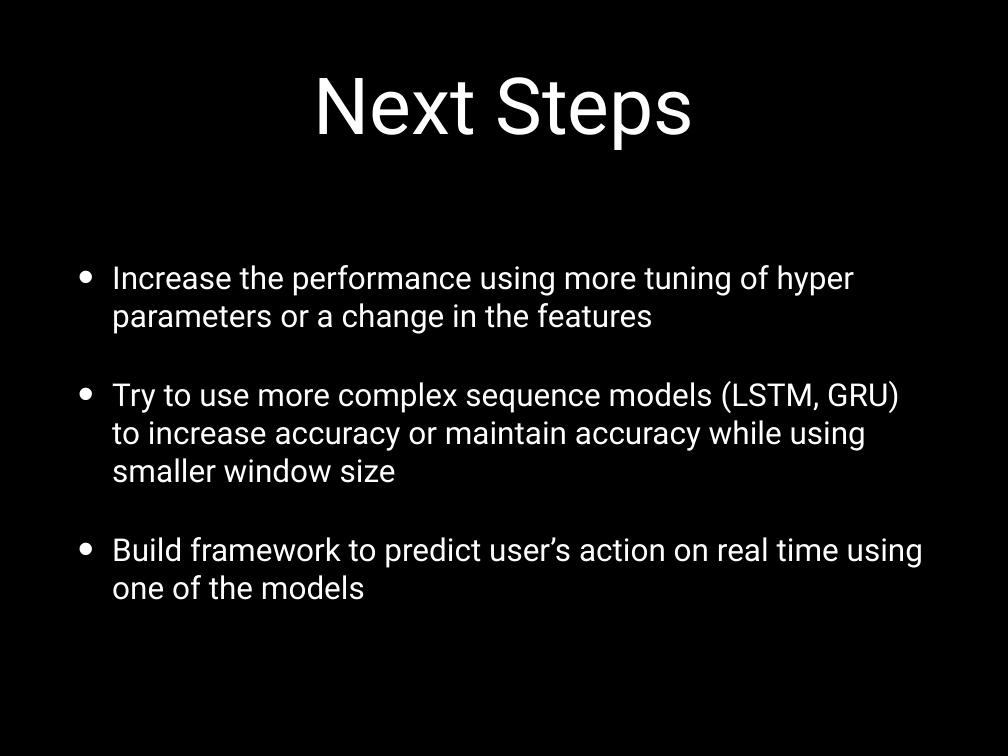
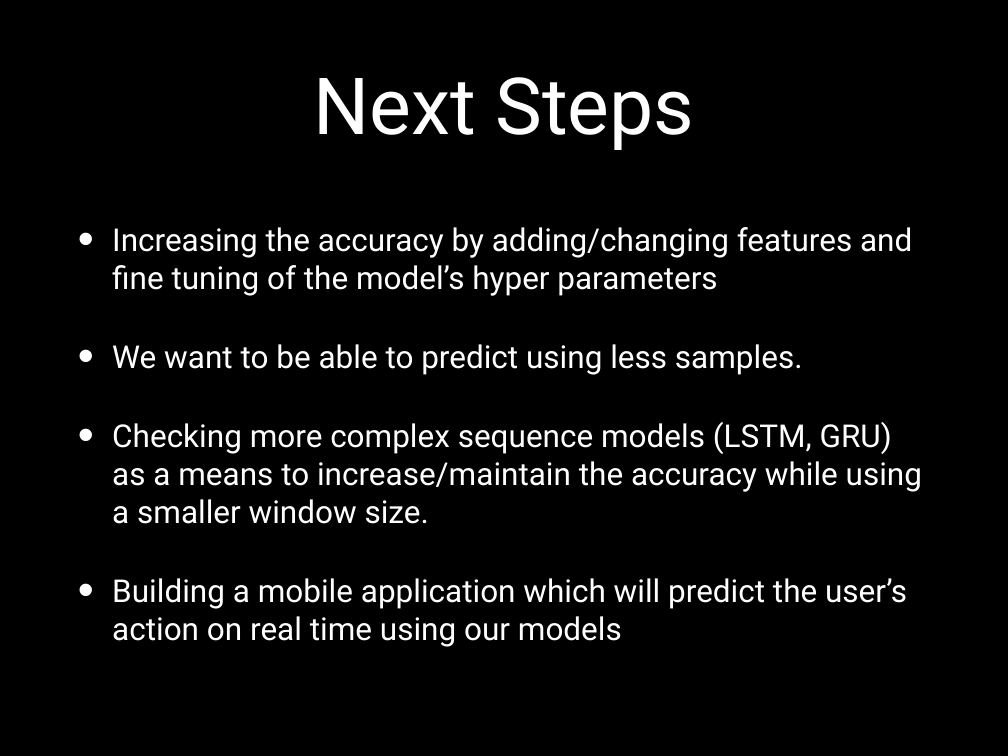
Before and after one commit to idocal/motionsense, a slide deck: slide 10 of MotionSenese/Presentation2.pptx (slide 9 before the commit). Drawn at 1008x756 pixels with LibreOffice and Linux fonts; fonts in the diff are those of the drawing. Boxes give left, top, right and bottom in pixels: in the first picture for what was removed or moved away, otherwise in the second. Text is boxed around its words. In the diff, an @@ line names an element or a change of style, - is before the commit and + after.

Commit message:
Updated presentation 2

```diff
--- a/MotionSenese/Presentation2.pptx
+++ b/MotionSenese/Presentation2.pptx
@@ text at (112,227,922,647): text changed @@
-• Increase the performance using more tuning of hyper parameters or a change in the features
-• Try to use more complex sequence models (LSTM, GRU) to increase accuracy or maintain accuracy while using smaller window size
-• Build framework to predict user’s action on real time using one of the models
+• Increasing the accuracy by adding/changing features and fine tuning of the model’s hyper parameters
+• We want to be able to predict using less samples.
+• Checking more complex sequence models (LSTM, GRU) as a means to increase/maintain the accuracy while using a smaller window size.
+• Building a mobile application which will predict the user’s action on real time using our models
```
Also in this commit, not shown: 8 other slides changed, 1 slide added.
